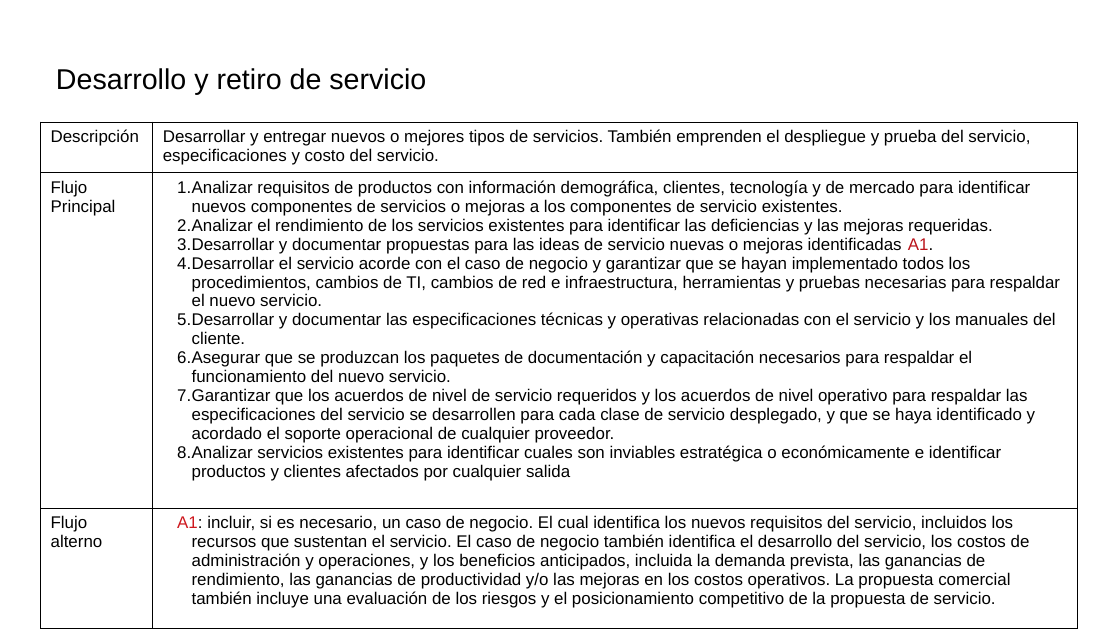
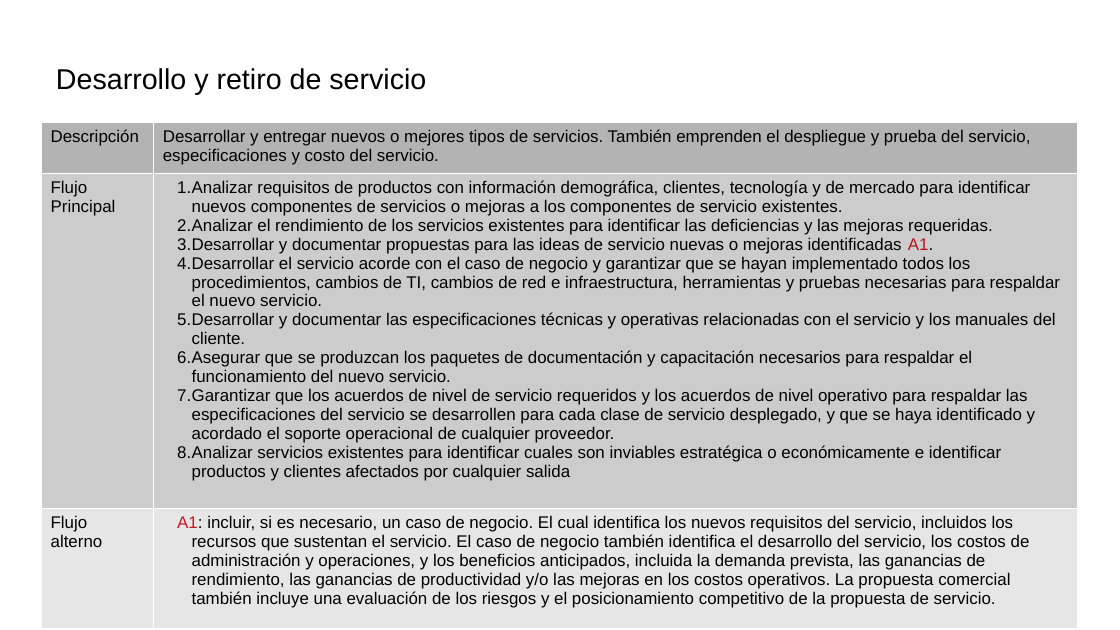
Before and after one commit to jccaleroe/Maratones, a slide deck: slide 11 of Documents/TrabajoFinal.odp. Drawn at 1120x630 pixels with LibreOffice and Linux fonts; fonts in the diff are those of the drawing; background and template pictures are left out. Boxes give left, top, right and bottom in pixels: in the first picture for what was removed or moved away, otherwise in the second. Text is boxed around its words. In the diff, an @@ line names an element or a change of style, - is before the commit and + after.

```diff
--- a/Documents/TrabajoFinal.odp
+++ b/Documents/TrabajoFinal.odp
@@ table at (x1=41, y1=122, x2=1077, y2=612) @@
@@ fill none to #B3B3B3 in row 1 @@
@@ fill none to #CCCCCC in row 2 @@
@@ fill none to #E6E6E6 in row 3 @@
@@ borders changed @@
```
Also in this commit, not shown: 2 other slides changed, 3 other files.
